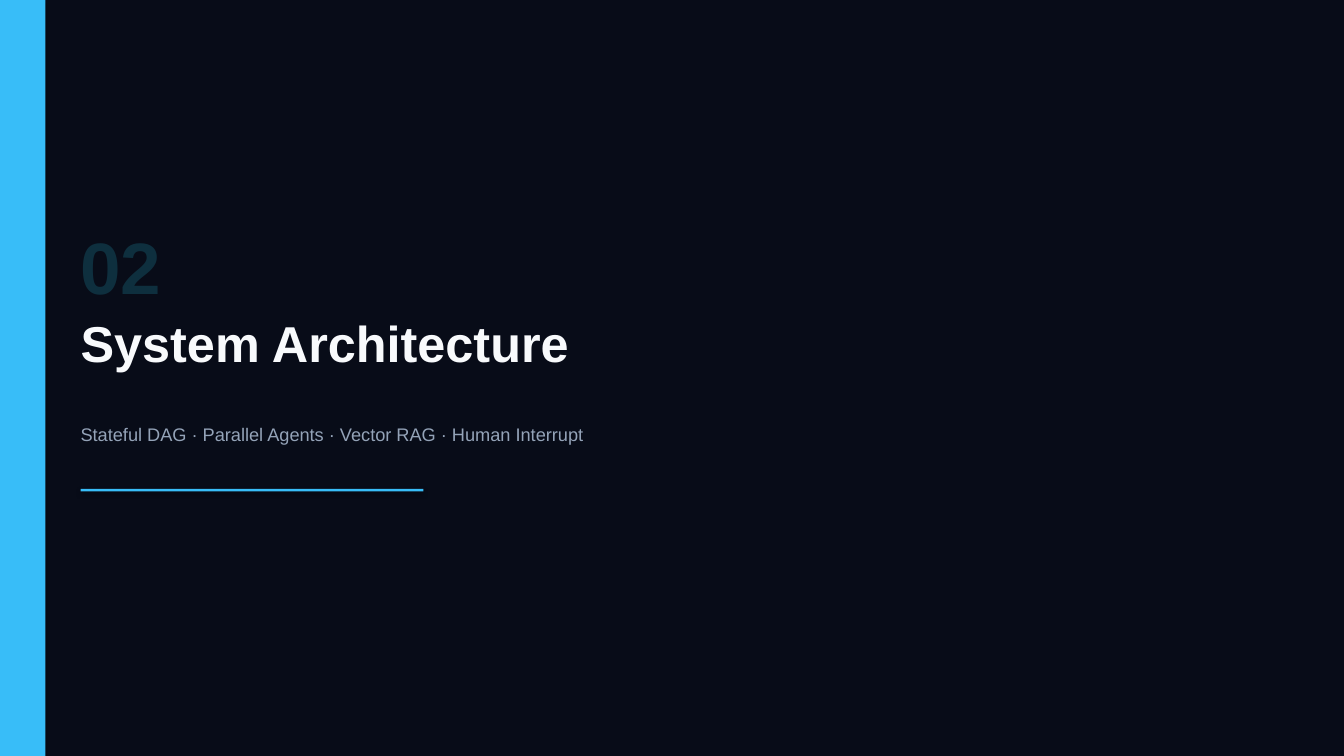
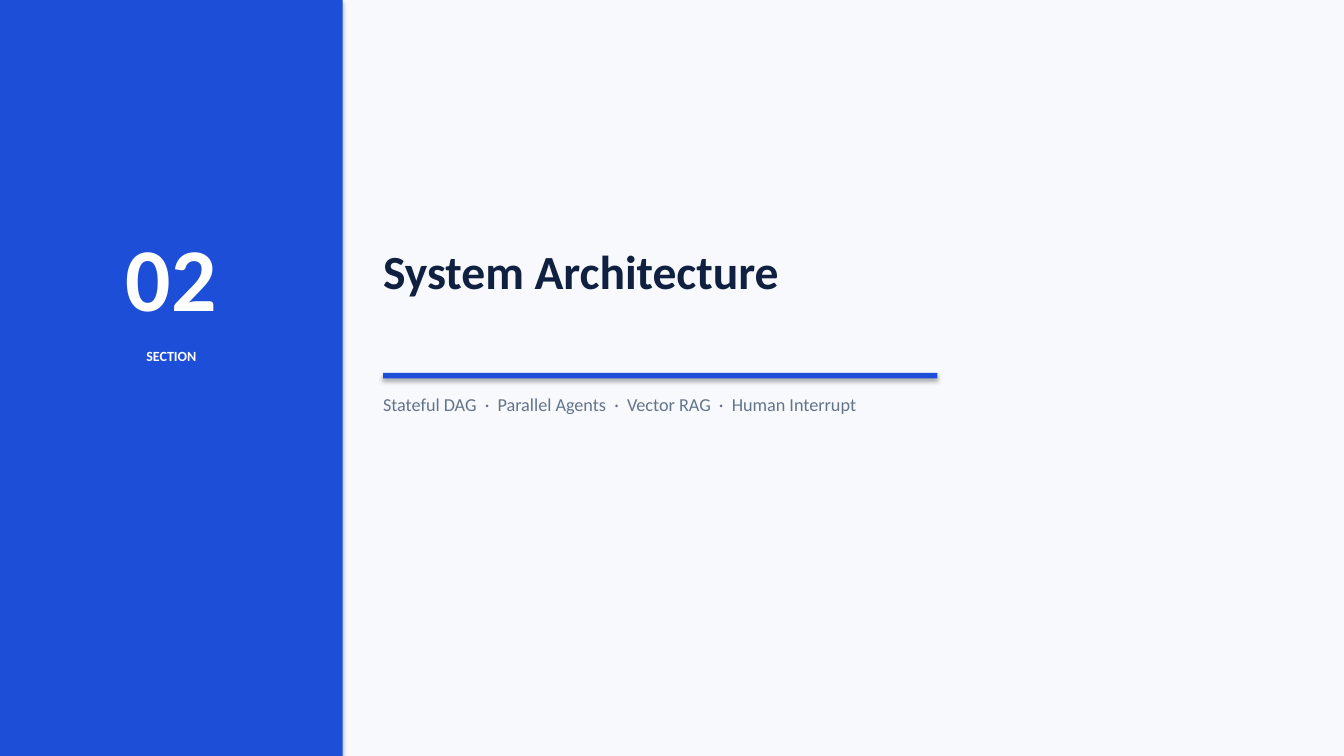
Before and after one commit to SagarTrimukhe/ai-investment-research-assistant, a slide deck: slide 4 of CAPSTONE_PROJECT_PRESENTATION.pptx. Drawn at 1344x756 pixels with LibreOffice and Linux fonts; fonts in the diff are those of the drawing. Boxes give left, top, right and bottom in pixels: in the first picture for what was removed or moved away, otherwise in the second. Text is boxed around its words. In the diff, an @@ line names an element or a change of style, - is before the commit and + after.

Commit message:
design: retheme to professional light mode — white canvas, navy headings, clean corporate accents

```diff
--- a/CAPSTONE_PROJECT_PRESENTATION.pptx
+++ b/CAPSTONE_PROJECT_PRESENTATION.pptx
@@ rectangle at (0,0,1344,756): fill #080C18 to #F7F9FC @@
@@ rectangle: place and size @@
-rectangle at (0,0,45,756)
+rectangle at (0,0,343,756)
@@ rectangle at (0,0,343,756): fill #38BDF8 to #1D4ED8 @@
@@ text added at (126,252,217,312), 64 pt, text #FFFFFF, bold @@
+02
@@ text "System Architecture": place and size @@
-text "System Architecture" at (81,325,569,372)
+text "System Architecture" at (383,255,779,297)
@@ text "System Architecture" at (383,255,779,297): size 36 to 34 pt, font Arial to Calibri, text colour #F8FAFC to #0F2040 @@
@@ text added at (146,352,196,361), 10 pt, text #FFFFFF, bold @@
+SECTION
@@ rectangle at (383,373,938,379): fill #38BDF8 to #1D4ED8 @@
@@ rectangle: place and size @@
-rectangle at (81,489,423,492)
+rectangle at (383,373,938,379)
@@ text "Stateful DAG · Parallel Agents ...": place and size @@
-text "Stateful DAG · Parallel Agents ..." at (81,428,584,445)
+text "Stateful DAG · Parallel Agents ..." at (383,398,856,414)
@@ text "Stateful DAG · Parallel Agents ..." at (383,398,856,414): font Arial to Calibri, text colour #94A3B8 to #64748B @@
```
Also in this commit, not shown: 17 other slides changed.
